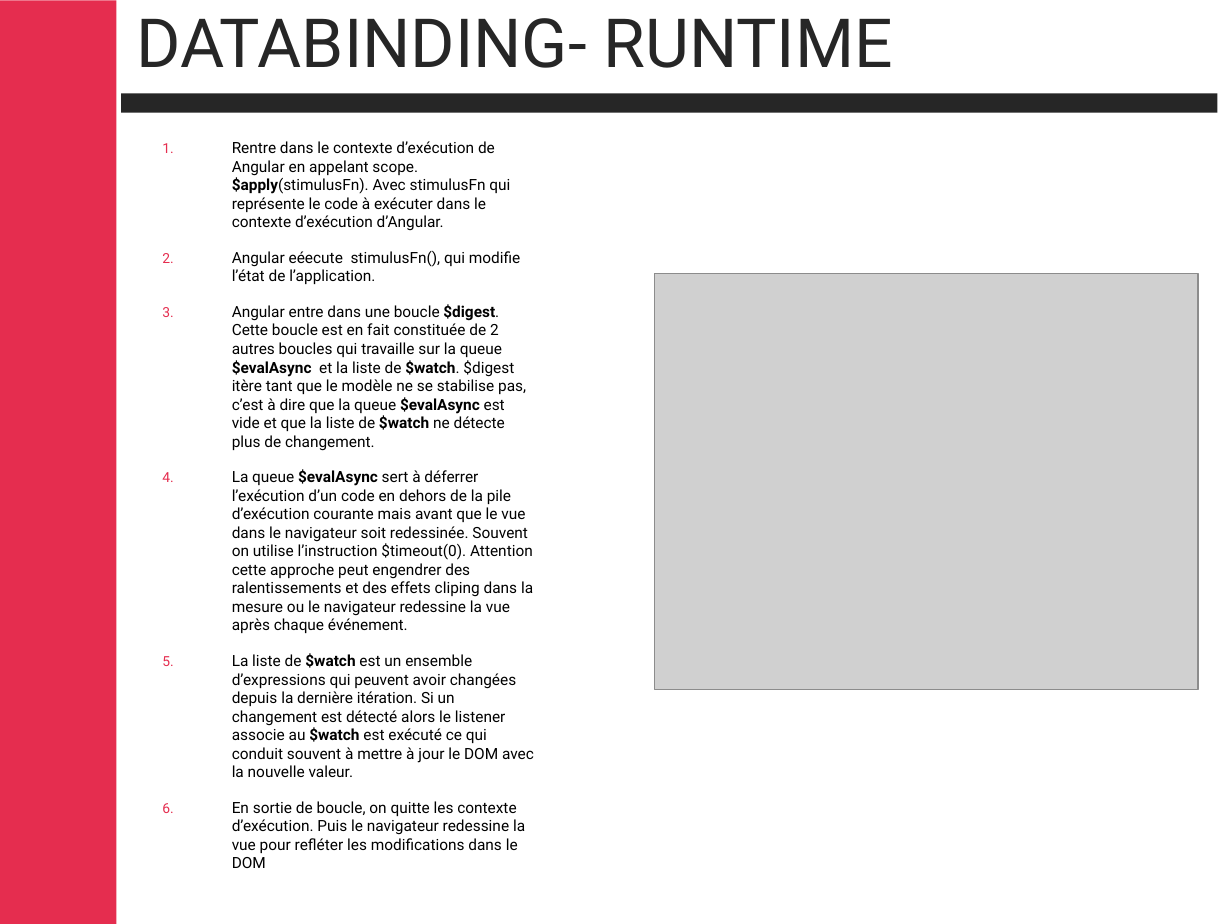
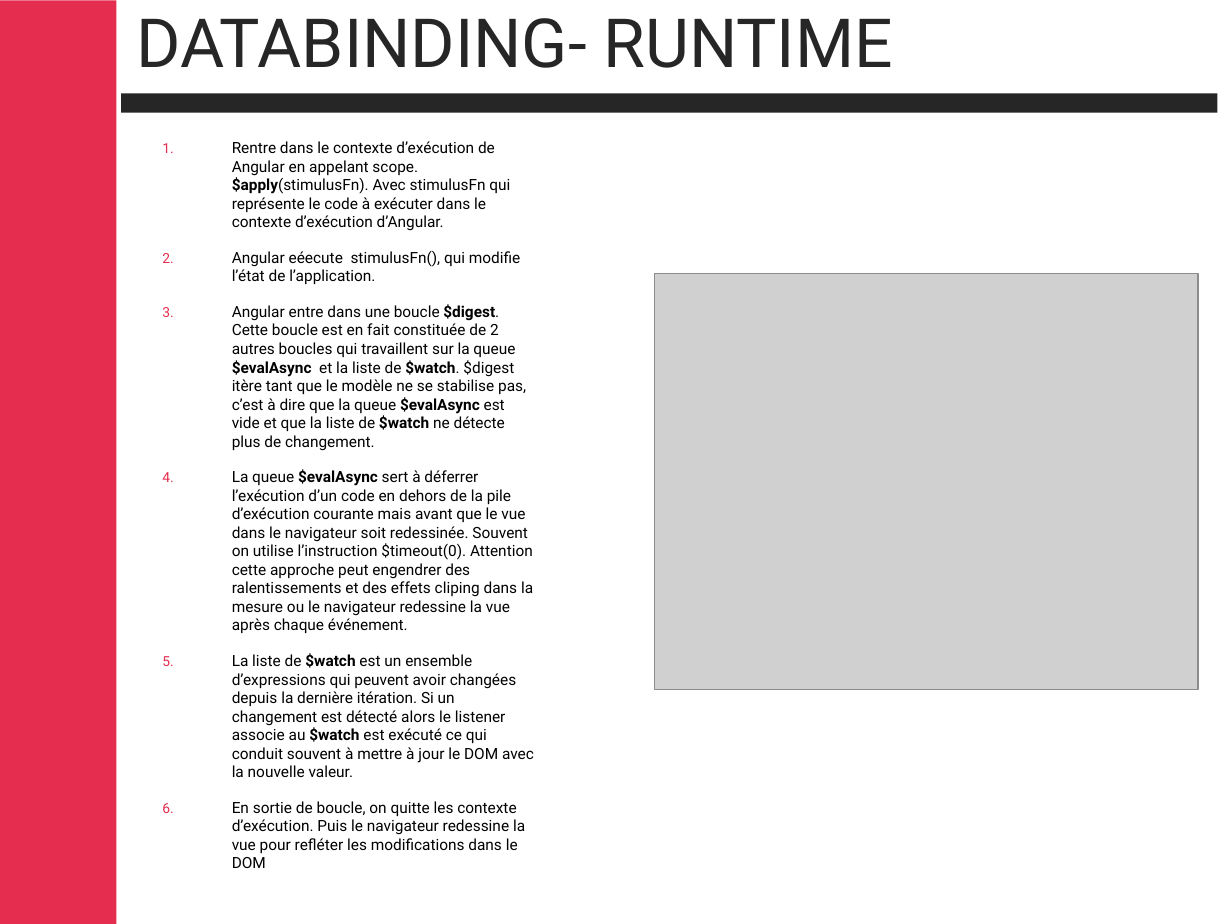
Before and after one commit to cbalit/handson-angular, a slide deck: slide 46 of Angular.pptx (slide 29 before the commit). Drawn at 1232x924 pixels with LibreOffice and Linux fonts; fonts in the diff are those of the drawing; grey boxes stand for pictures; background and template pictures are left out. Boxes give left, top, right and bottom in pixels: in the first picture for what was removed or moved away, otherwise in the second. Text is boxed around its words. In the diff, an @@ line names an element or a change of style, - is before the commit and + after.

Commit message:
update slides

```diff
--- a/Angular.pptx
+++ b/Angular.pptx
@@ text at (x1=232, y1=304, x2=526, y2=451): text changed @@
-3. Angular entre dans une boucle $digest. Cette boucle est en fait constituée de 2 autres boucles qui travaille sur la queue $evalAsync et la liste de $watch. $digest itère tant que le modèle ne se stabilise pas, c’est à dire que la queue $evalAsync est vide et que la liste de $watch ne détecte plus de changement.
+3. Angular entre dans une boucle $digest. Cette boucle est en fait constituée de 2 autres boucles qui travaillent sur la queue $evalAsync et la liste de $watch. $digest itère tant que le modèle ne se stabilise pas, c’est à dire que la queue $evalAsync est vide et que la liste de $watch ne détecte plus de changement.
```
Also in this commit, not shown: 23 other slides changed, 57 slides added, 14 slides removed.
